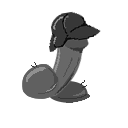
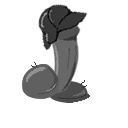
Revision of a layered 128 × 128 image; what changed, layer by layer:
painted on "kyrp'" over [38, 4, 101, 97]
